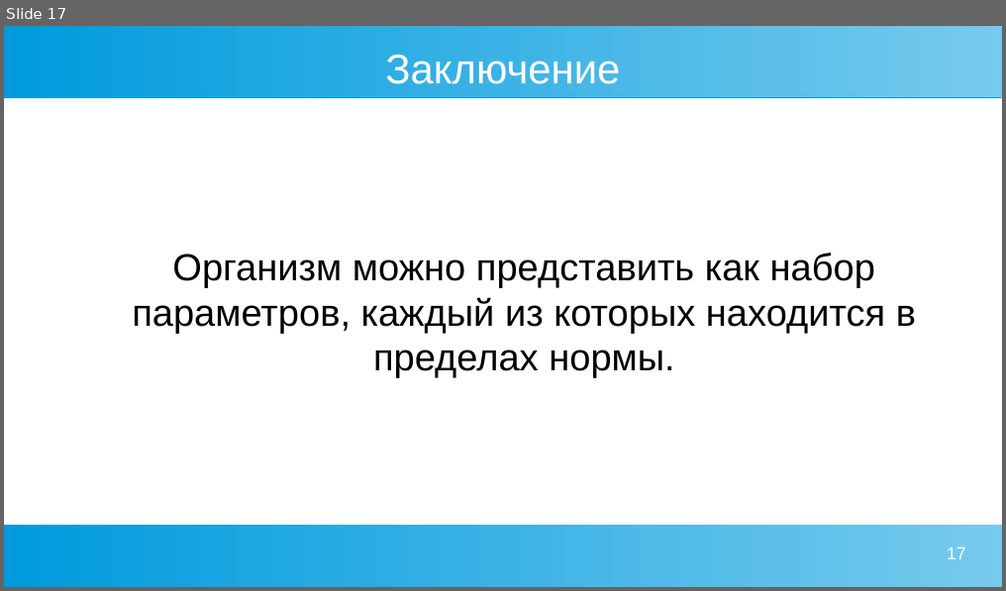
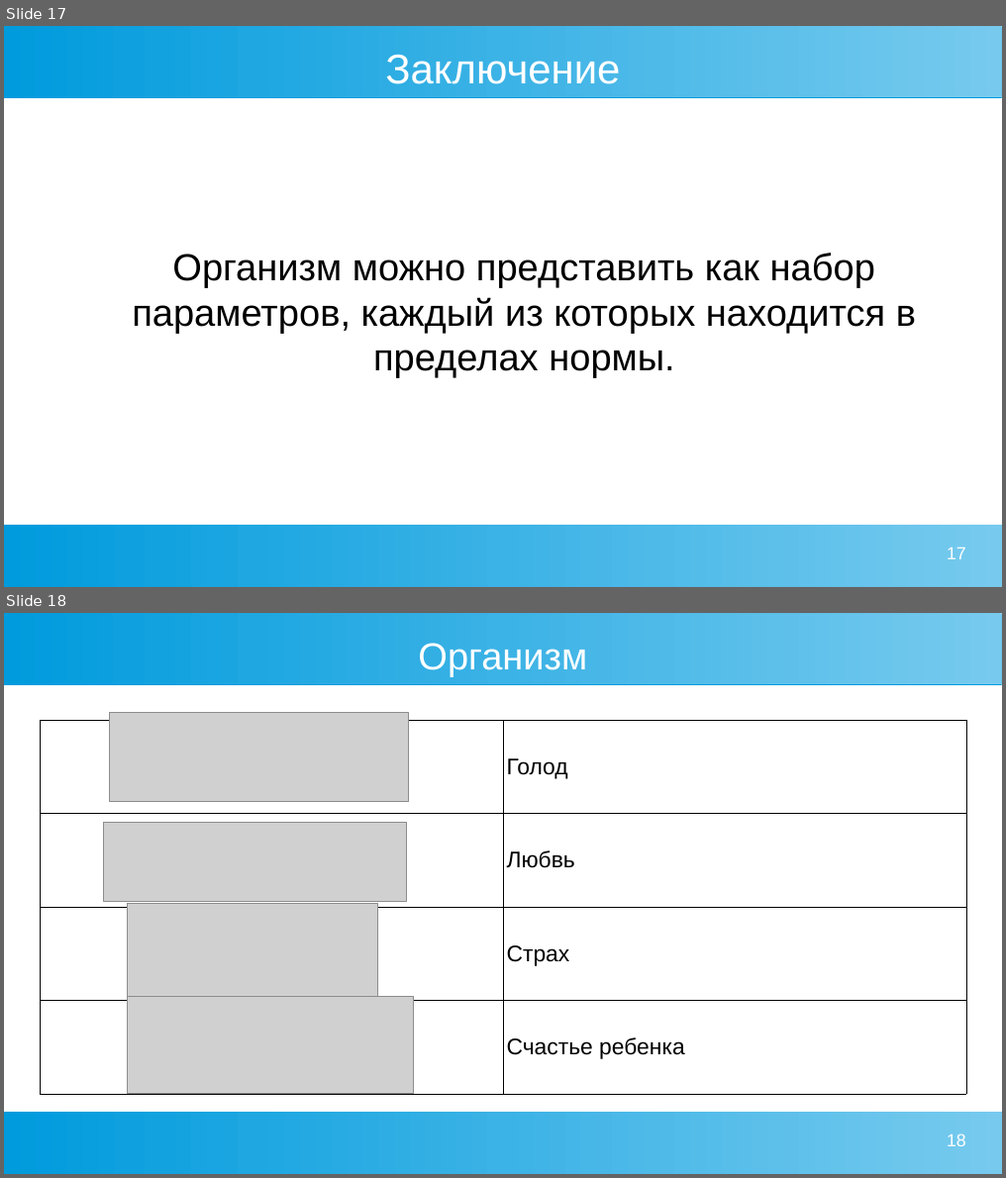
Before and after one commit to Chularev/articles, a slide deck: Psychology/2. гомеостаз и мотивация.odp. Shown one above the other, each under a label of ours: slide 17 before the commit, slides 17 and 18 after it. The pictures are 1006x591 and 1006x1178 pixels, drawn with LibreOffice and Linux fonts; fonts in the diff are those of the drawing; grey boxes stand for pictures. Boxes give left, top, right and bottom in pixels: in the first picture for what was removed or moved away, otherwise in the second. Text is boxed around its words. In the diff, an @@ line names an element or a change of style, - is before the commit and + after.

```diff
--- a/Psychology/2. гомеостаз и мотивация.odp
+++ b/Psychology/2. гомеостаз и мотивация.odp
@@ slide 18 added at (x1=4, y1=613, x2=1002, y2=1174), background #FFFFFF; not listed: 2 template elements that a slide beside it also shows @@
@@ title added at (x1=418, y1=643, x2=587, y2=677), 30 pt, text #FFFFFF @@
+Организм
@@ table added at (x1=40, y1=720, x2=966, y2=1094), 4 rows, 2 columns @@
+ | Голод
+ | Любвь
+ | Страх
+ | Счастье ребенка
@@ picture added at (x1=109, y1=713, x2=409, y2=801) @@
@@ picture added at (x1=104, y1=822, x2=407, y2=902) @@
@@ picture added at (x1=127, y1=904, x2=379, y2=1001) @@
@@ picture added at (x1=127, y1=997, x2=414, y2=1095) @@
@@ page number added at (x1=946, y1=1134, x2=966, y2=1147), 14 pt, text #FFFFFF @@
+18
```
Also in this commit, not shown: 3 other slides added, 1 slide removed.
